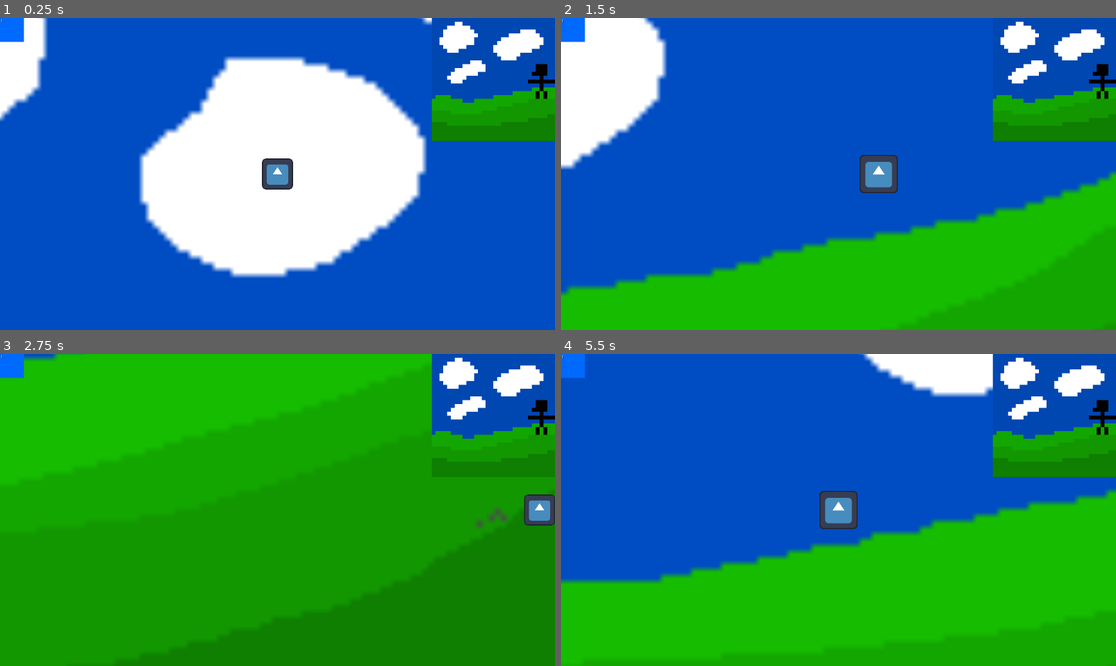
Above: before the commit, frames 1-4 (two rows, left to right).
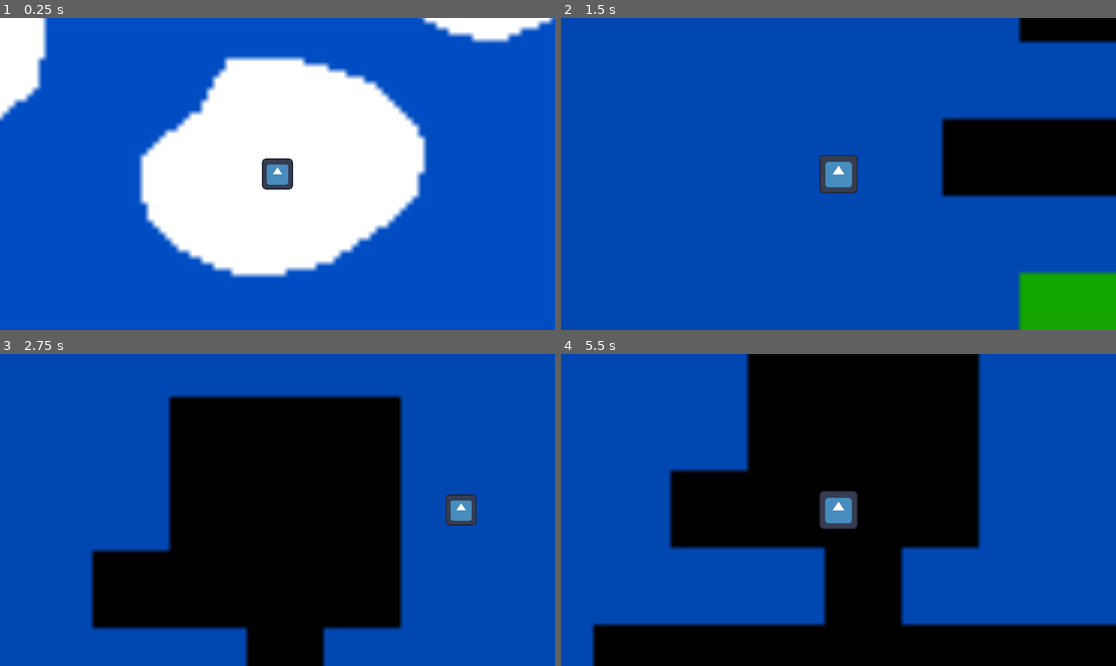
Above: after the commit, the same moments.

Repository: InsertShadowyHere/6people
Game: Godot game, scene res://main.tscn
Two runs of this game, one before a commit and one after it. Both use one fixed random seed, a clock stepped at 60 frames per second and the inputs below. The engine's default icon, where the game draws it, is replaced by a stand-in: a white triangle on a blue panel in a dark square.
Inputs:
- Up to frame 1 (0.25 s): no input
- Up to frame 2 (1.5 s): tap Enter at 0.5 s; hold D (move_right) 0.53-1.28 s; tap F (switch, bound only after the commit) at 0.6 s; hold S (move_down) from 1.28 s (still down); tap 1 (action_1) at 1.35 s
- Up to frame 3 (2.75 s): tap F (switch, bound only after the commit) at 1.55, 2.3 s; release S (move_down) at 2.03 s; hold D (move_right) from 2.03 s (still down); tap 2 (action_2) at 2.1 s
- Up to frame 4 (5.5 s): release D (move_right) at 2.78 s; hold W (move_up) 2.78-3.53 s; tap E (interact) at 2.85 s; tap F (switch, bound only after the commit) at 3.05, 3.6, 4.35, 5.3 s; hold A (move_left) 3.53-5.03 s; hold S (move_down) from 5.03 s (still down); tap 1 (action_1) at 5.1 s

The runs differ from the first frame. In frame 1, 6.0% of the frame differs, in the area x 0-100%, y 0-40%; in frame 2, 47%; in frame 3, 96%, in the area x 0-100%, y 0-100%; in frame 4, 73%.

Commit message:
added level switcher

Diff:
--- /dev/null
+++ b/levels/level2.tscn
@@ -0,0 +1,13 @@
+[gd_scene load_steps=3 format=3 uid="uid://da5hvplo6onn1"]
+
+[ext_resource type="PackedScene" uid="uid://h0ogq786x4gd" path="res://base-objs/level.tscn" id="1_al1xy"]
+[ext_resource type="Texture2D" uid="uid://dvarrh872w54o" path="res://assets/New Piskel(2).png" id="2_trnjk"]
+
+[node name="Level" instance=ExtResource("1_al1xy")]
+
+[node name="Map" parent="." index="0"]
+scale = Vector2(20, 20)
+texture = ExtResource("2_trnjk")
+
+[node name="StartLoc" parent="." index="1"]
+position = Vector2(3897, -810)
--- a/main.tscn
+++ b/main.tscn
@@ -7,9 +7,25 @@
 [sub_resource type="GDScript" id="GDScript_h2yge"]
 script/source = "extends Node
 
+signal switched
 
 func _ready():
-	print_tree_pretty()
+	var player = get_node(\"/root/Game/Player\")
+	player.connect(\"switch\", _switch_scenes)
+
+func _switch_scenes(path):
+	var current_level = get_node(\"Level\")
+	if current_level:
+		current_level.queue_free()
+	await get_tree().create_timer(0.01).timeout
+
+	# Load and add the new Level node
+	var new_level_scene = load(path)
+	var new_level_instance = new_level_scene.instantiate()
+	add_child(new_level_instance)
+	new_level_instance.name = \"Level\"  # Ensure the new node is named \"Level\"
+	print(\"Switched to new level:\", path)
+	emit_signal(\"switched\")
 "
 
 [node name="Game" type="Node2D"]
@@ -18,11 +34,11 @@
 metadata/_edit_lock_ = true
 
 [node name="Player" parent="." instance=ExtResource("3_lquwl")]
-position = Vector2(-4585, -2618)
 
 [node name="HUD" parent="." instance=ExtResource("4_1bvp3")]
+offset = Vector2(10000, 0)
+transform = Transform2D(1, 0, 0, 1, 10000, 0)
 
 [node name="NPCs" type="Node2D" parent="."]
 
 [node name="Level" parent="." instance=ExtResource("3_h2yge")]
-position = Vector2(-4432, -2852)
--- a/project.godot
+++ b/project.godot
@@ -58,6 +58,11 @@
 "events": [Object(InputEventKey,"resource_local_to_scene":false,"resource_name":"","device":-1,"window_id":0,"alt_press …(192 unchanged characters)…
 ]
 }
+switch={
+"deadzone": 0.2,
+"events": [Object(InputEventKey,"resource_local_to_scene":false,"resource_name":"","device":-1,"window_id":0,"alt_pressed":false,"shift_pressed":false,"ctrl_pressed":false,"meta_pressed":false,"pressed":false,"keycode":0,"physical_keycode":70,"key_label":0,"unicode":102,"location":0,"echo":false,"script":null)
+]
+}
 
 [rendering]
 
--- a/scripts/player.gd
+++ b/scripts/player.gd
@@ -18,28 +18,13 @@
 var camera
 
 signal interacted
+signal switch
 
 const zero_vector = Vector2(0, 0)
 
 func _ready() -> void:
-	sprite = $Sprite.texture
-	edge_buffer = max(sprite.get_width(), sprite.get_height())/2
-	camera = $Camera
-	bg_node = get_parent().get_node("Level")
-	bg_pos = bg_node.position
-	bg_node = bg_node.get_node("Map")
-	bg_size = Vector2(bg_node.texture.get_width(), bg_node.texture.get_height()) * bg_node.scale
-	camera.limit_left = bg_pos[0]-bg_size[0]/2
-	camera.limit_right = bg_pos[0]+bg_size[0]/2
-	camera.limit_top = bg_pos[1]-bg_size[1]/2
-	camera.limit_bottom = bg_pos[1]+bg_size[1]/2
-	left_edge = bg_pos[0]-bg_size[0]/2
-	right_edge = bg_pos[0]+bg_size[0]/2
-	top_edge = bg_pos[1]-bg_size[1]/2
-	bottom_edge = bg_pos[1]+bg_size[1]/2
-
-	position = bg_node.get_parent().get_node("StartLoc").position + bg_node.get_parent().position
-
+	_reset_level_things()
+	get_parent().connect("switched", _reset_level_things)
 
 func _process(delta: float) -> void:
 	velocity = zero_vector # The player's movement vector.
@@ -61,6 +46,8 @@
 		nodes = $Area.get_overlapping_areas()
 		if nodes:
 			emit_signal("interacted")
+	if Input.is_action_just_pressed("switch"):
+		emit_signal("switch", "res://levels/level2.tscn")
 
 
 	if velocity.length() > 0:
@@ -68,3 +55,22 @@
 
 	position[0] = clamp(position[0] + velocity[0]*delta, left_edge+edge_buffer, right_edge-edge_buffer)
 	position[1] = clamp(position[1] + velocity[1]*delta, top_edge+edge_buffer, bottom_edge-edge_buffer)
+
+func _reset_level_things():
+	sprite = $Sprite.texture
+	edge_buffer = max(sprite.get_width(), sprite.get_height())/2
+	camera = $Camera
+	bg_node = get_parent().get_node("Level")
+	bg_pos = bg_node.position
+	bg_node = bg_node.get_node("Map")
+	bg_size = Vector2(bg_node.texture.get_width(), bg_node.texture.get_height()) * bg_node.scale
+	camera.limit_left = bg_pos[0]-bg_size[0]/2
+	camera.limit_right = bg_pos[0]+bg_size[0]/2
+	camera.limit_top = bg_pos[1]-bg_size[1]/2
+	camera.limit_bottom = bg_pos[1]+bg_size[1]/2
+	left_edge = bg_pos[0]-bg_size[0]/2
+	right_edge = bg_pos[0]+bg_size[0]/2
+	top_edge = bg_pos[1]-bg_size[1]/2
+	bottom_edge = bg_pos[1]+bg_size[1]/2
+
+	position = bg_node.get_parent().get_node("StartLoc").position
Not shown, added: export_presets.cfg
